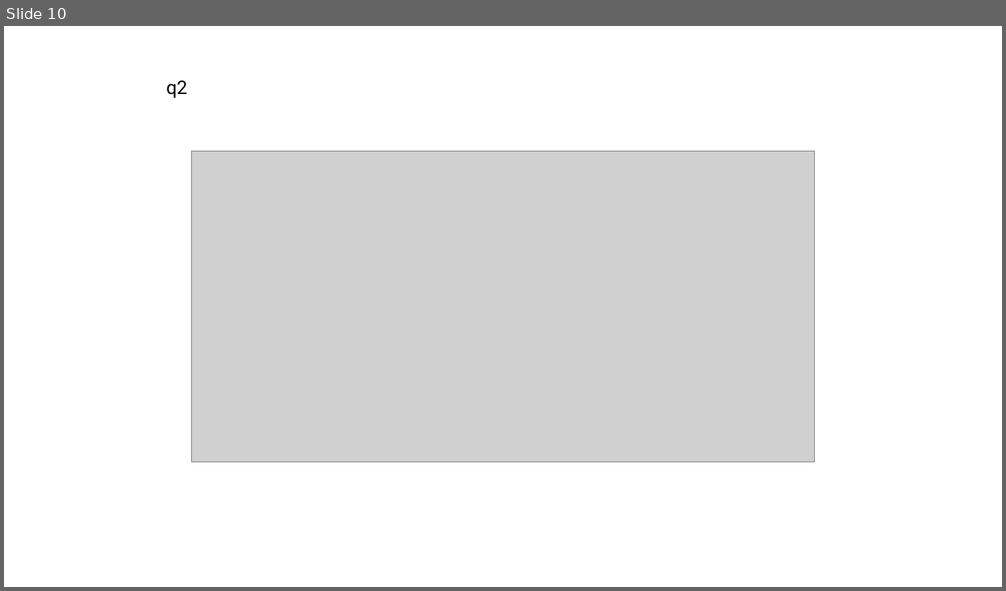
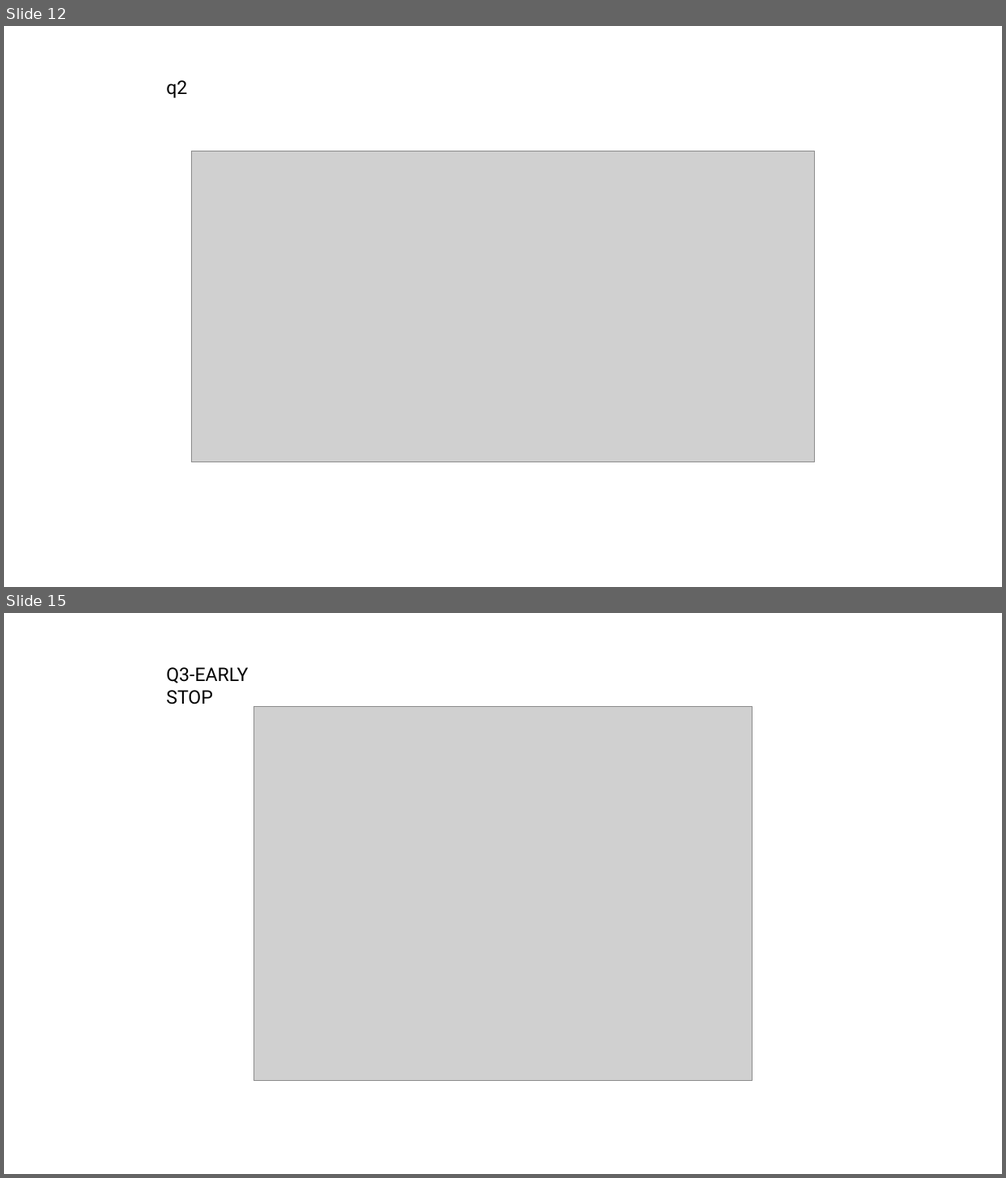
Before and after one commit to amirnadaBGU/deeplearningEE, a slide deck: hw_1_images.pptx. Shown one above the other, each under a label of ours: slide 10 before the commit, slides 12 and 15 after it; the slides between them are not shown. The pictures are 1006x591 and 1006x1178 pixels, drawn with LibreOffice and Linux fonts; fonts in the diff are those of the drawing; grey boxes stand for pictures. Boxes give left, top, right and bottom in pixels: in the first picture for what was removed or moved away, otherwise in the second. Text is boxed around its words. In the diff, an @@ line names an element or a change of style, - is before the commit and + after.

```diff
--- a/hw_1_images.pptx
+++ b/hw_1_images.pptx
@@ slide 15 added at <box>4,613,1002,1174</box>, background #FFFFFF @@
@@ text added at <box>166,667,248,705</box>, 18 pt, text #000000 @@
+Q3-EARLY STOP
@@ picture added at <box>253,707,752,1081</box> @@
@@ what was slide 10 is now slide 12 @@
```
Also in this commit, not shown: 11 other slides added, 2 other files.
